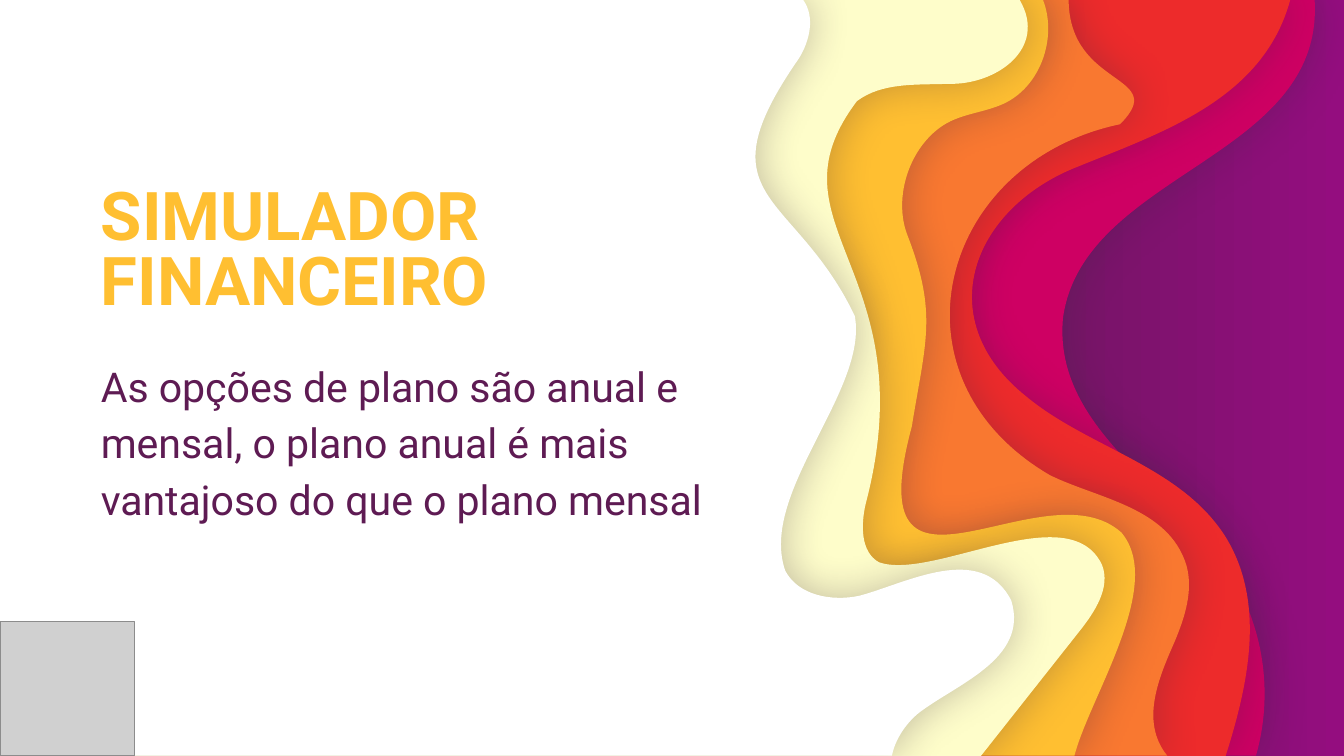
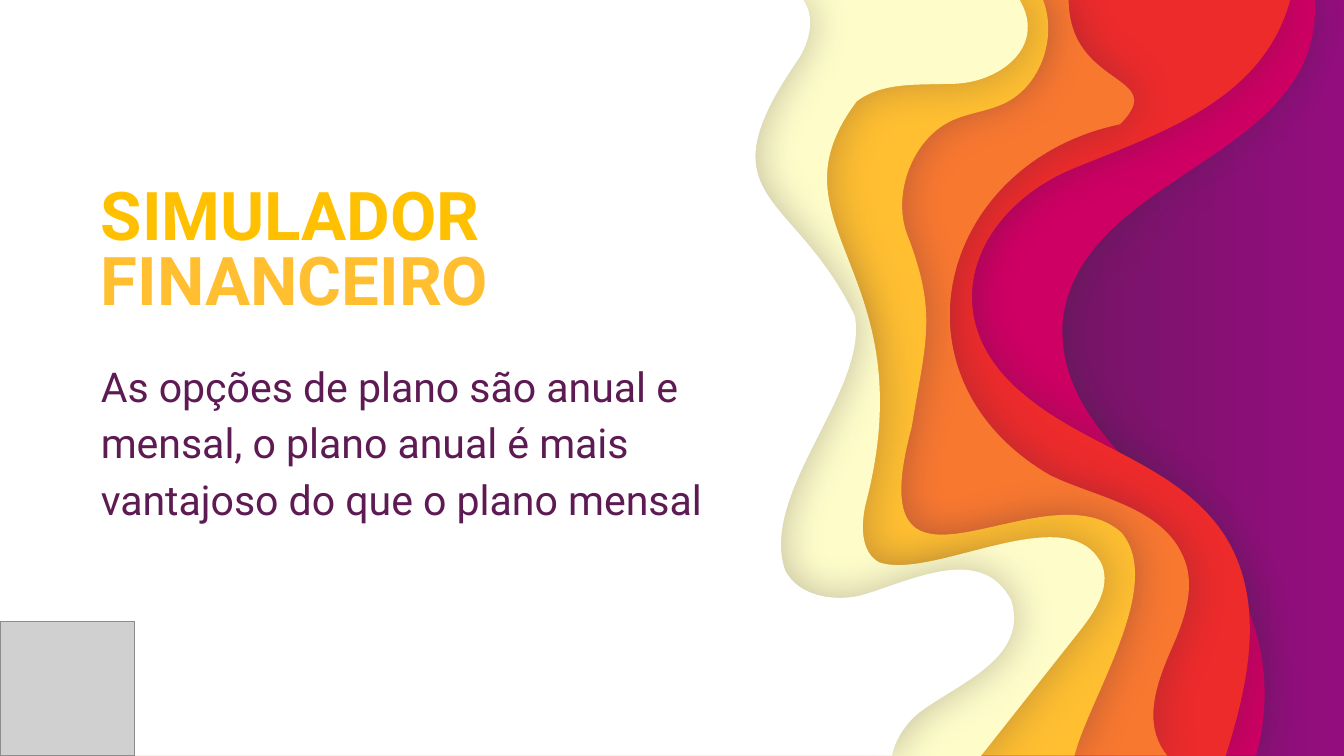
Before and after one commit to GustavoQuaresma/TECCHICKEN-DOCUMENTACAO, a slide deck: slide 10 of SPRINT2/slide pi.pptx. Drawn at 1344x756 pixels with LibreOffice and Linux fonts; fonts in the diff are those of the drawing; grey boxes stand for pictures. Boxes give left, top, right and bottom in pixels: in the first picture for what was removed or moved away, otherwise in the second. Text is boxed around its words. In the diff, an @@ line names an element or a change of style, - is before the commit and + after.

```diff
--- a/SPRINT2/slide pi.pptx
+++ b/SPRINT2/slide pi.pptx
@@ title "SIMULADOR FINANCEIRO" at box(101, 191, 489, 306): text colour #FFBF31 to #FFC000 in "SIMULADOR" @@
```
Also in this commit, not shown: 2 other slides changed, 2 other files.
